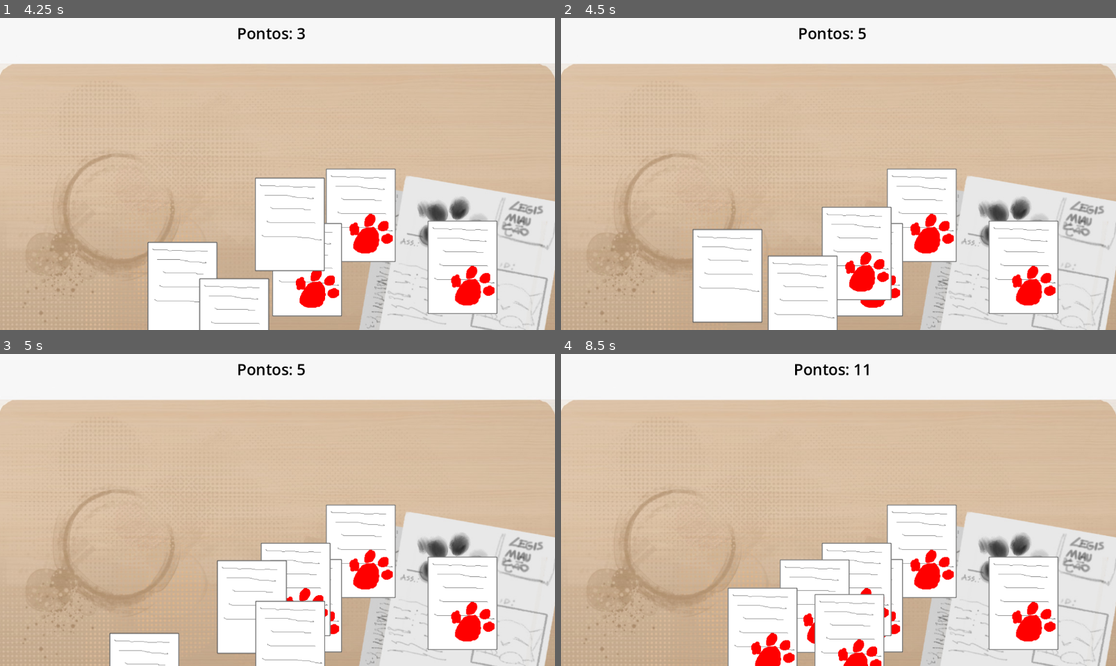
Above: before the commit, frames 1-4 (two rows, left to right).
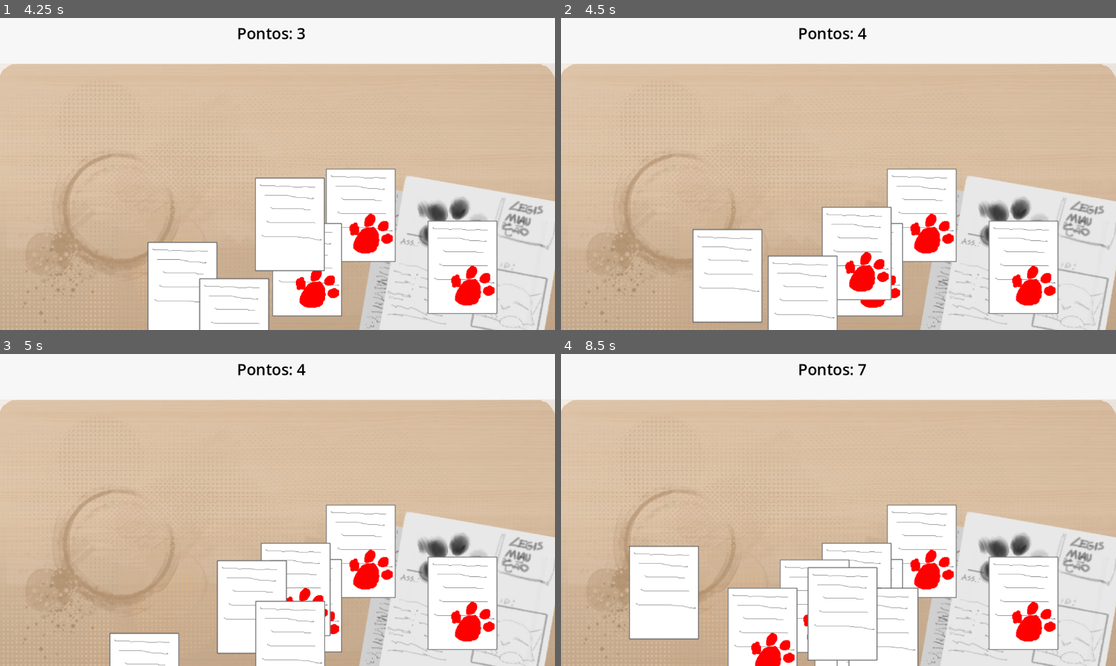
Above: after the commit, the same moments.

Repository: SrDoppelganger/felpoJam
Game: Godot game, scene res://scenes/MainMenu.tscn
The game is run twice, just before and just after one commit, with the same random seed, the same clock (stepped at 60 frames per second) and the same inputs.
Inputs (mouse positions are in pixels of both pictures, inside the frame that each line leads up to):
- Up to frame 1 (4.25 s): click "Jogar" at 0.5 s; move the mouse to (44, 130) at 1.27 s; click (44, 130) at 1.35 s; move the mouse to (466, 280) at 2.02 s; click (466, 280) at 2.1 s; move the mouse to (366, 230) at 2.77 s; click (366, 230) at 2.85 s; move the mouse to (321, 270) at 3.52 s; click (321, 270) at 3.6 s
- Up to frame 2 (4.5 s): move the mouse to (849, 223) at 4.27 s; click (849, 223) at 4.35 s
- Up to frame 3 (5 s): no input
- Up to frame 4 (8.5 s): move the mouse to (816, 606) at 5.02 s; click (816, 606) at 5.1 s; move the mouse to (849, 641) at 5.77 s; click (849, 641) at 5.85 s; move the mouse to (755, 612) at 6.52 s; click (755, 612) at 6.6 s; move the mouse to (960, 494) at 7.27 s; click (960, 494) at 7.35 s; move the mouse to (727, 525) at 8.02 s; click (727, 525) at 8.1 s

Frame 1 is identical in both runs. In frame 2, less than 0.1% of the frame differs, in the area x 53-56%, y 3-7%; in frame 3, less than 0.1%; in frame 4, 6.4%, in the area x 12-65%, y 3-100%.

Commit message:
adding victory screen to target minigame

Diff:
--- a/Scripts/arquivo_script/arquivo.gd
+++ b/Scripts/arquivo_script/arquivo.gd
@@ -36,7 +36,7 @@
 	pass;
 
 func _on_area_2d_input_event(viewport: Node, event: InputEvent, shape_idx: int) -> void:
-	if event is InputEventMouseButton:
+	if event is InputEventMouseButton and !carimbado:
 		if event.pressed:
 			GlobalScript.playEffect("stamp");
 			GlobalScript.addScore();
--- a/Scripts/global_script.gd
+++ b/Scripts/global_script.gd
@@ -1,5 +1,6 @@
 extends Node
 @onready var carimbado: AudioStreamPlayer = $carimbado;
+@onready var yay: AudioStreamPlayer = $yay
 
 var score: int = 0;
 
@@ -11,3 +12,5 @@
 	match sound:
 		"stamp":
 			carimbado.play();
+		"yay":
+			yay.play();
--- a/Scripts/main_script.gd
+++ b/Scripts/main_script.gd
@@ -2,6 +2,7 @@
 
 @onready var score: Label = $HUD/Score
 @onready var targetNode = get_tree().get_first_node_in_group("alvos");
+@onready var label_carimbado: Label = $HUD/label_carimbado
 
 var stamped: int = 0;
 @onready var spawn_rate: Timer = $SpawnRate
@@ -34,3 +35,9 @@
 		spawn_arquivos();
 	else:
 		spawn_rate.stop();
+		victory();
+
+func victory():
+	label_carimbado.visible = true;
+	GlobalScript.playEffect("yay");
+	#carregar próxima cena aq
--- a/scenes/global.tscn
+++ b/scenes/global.tscn
@@ -2,9 +2,15 @@
 
 [ext_resource type="Script" uid="uid://2qkgkt8x6hxm" path="res://Scripts/global_script.gd" id="1_4pk28"]
 [ext_resource type="AudioStream" uid="uid://dbr24nivwhwlc" path="res://assets/sons/stamp.ogg" id="2_nmxvb"]
+[ext_resource type="AudioStream" uid="uid://5gjwqegcx7fw" path="res://assets/sons/yay.ogg" id="3_opebo"]
 
 [node name="GlobalScript" type="Node" unique_id=1088285404]
 script = ExtResource("1_4pk28")
 
 [node name="carimbado" type="AudioStreamPlayer" parent="." unique_id=1725095165]
 stream = ExtResource("2_nmxvb")
+
+[node name="yay" type="AudioStreamPlayer" parent="." unique_id=1616871238]
+stream = ExtResource("3_opebo")
+volume_db = -8.0
+pitch_scale = 1.5
--- a/scenes/main.tscn
+++ b/scenes/main.tscn
@@ -30,6 +30,23 @@
 horizontal_alignment = 1
 vertical_alignment = 1
 
+[node name="label_carimbado" type="Label" parent="HUD" unique_id=569636448]
+visible = false
+anchors_preset = 8
+anchor_left = 0.5
+anchor_top = 0.5
+anchor_right = 0.5
+anchor_bottom = 0.5
+offset_left = -50.5
+offset_top = -11.5
+offset_right = 50.5
+offset_bottom = 11.5
+grow_horizontal = 2
+grow_vertical = 2
+theme_override_colors/font_color = Color(1, 0.16078432, 0.30980393, 1)
+theme_override_font_sizes/font_size = 64
+text = "CARIMBADO!"
+
 [node name="SpawnRate" type="Timer" parent="." unique_id=186831771]
 wait_time = 0.5
 autostart = true
Not shown, added: assets/sons/yay.ogg.import
Not shown, changed: creditos.txt
Not shown, added: assets/sons/yay.ogg
